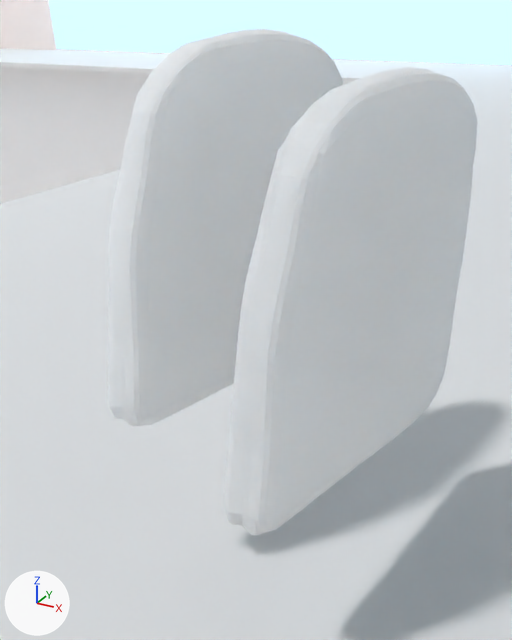
One commit to the Blender file 04-Shots/el-shot4.blend: the scene before it, then after it.
Before and after are seen from a 50 mm camera at (17.598, 2.665, 5.015) aimed at (17.074, 3.618, 4.538). The lights are fixed; the arrows at lower left show +X, +Y and +Z.

The first picture shows 'szene1.000', 'toast', 'toast.001'.
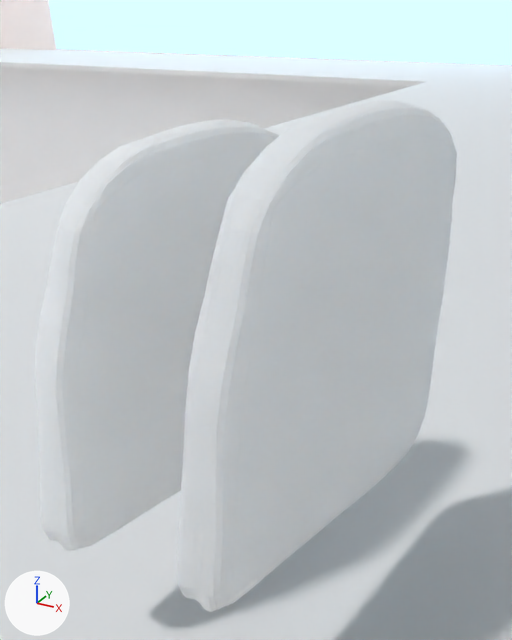
Pixel boxes (x1, y1, x2, y2) of what changed, in the pictures (512 x 640 px):
```json
{"object": "toast.001", "change": "moved", "before": [224, 67, 478, 535], "after": [177, 100, 457, 612]}
{"object": "toast", "change": "moved", "before": [108, 29, 343, 426], "after": [35, 120, 279, 551]}
```

Scene script edits in JSON lines:
```json
{"op": "set", "path": "ob_toast_001.location", "old": "(17.246, 3.652, 4.599)", "new": "(17.246, 3.53, 4.566)"}
{"op": "set", "path": "ob_toast.location", "old": "(16.961, 3.744, 4.645)", "new": "(16.961, 3.567, 4.516)"}
```
